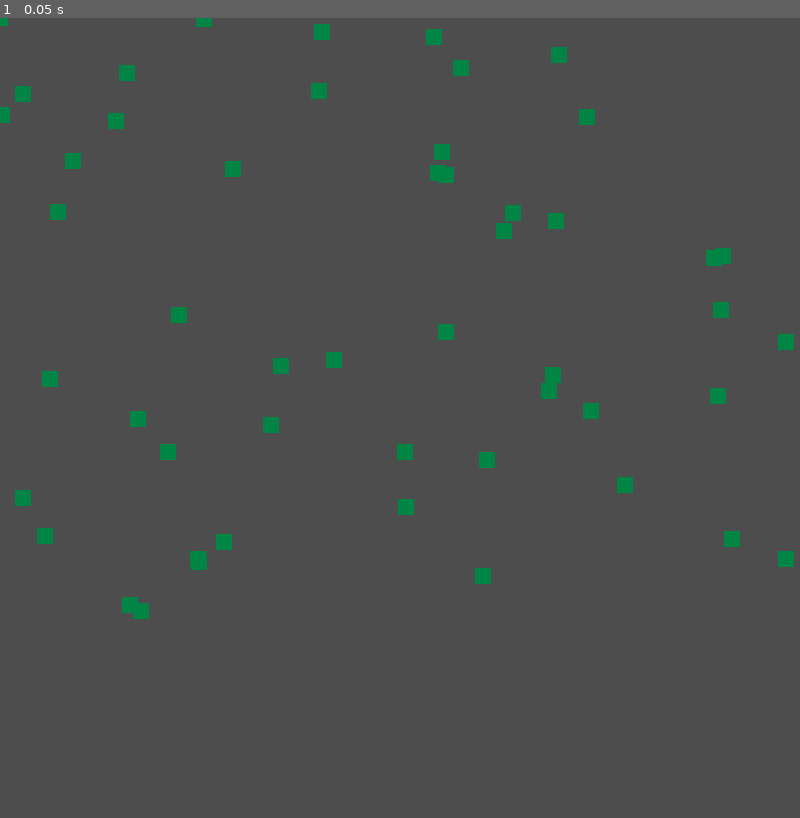
Above: before the commit, frame 1.
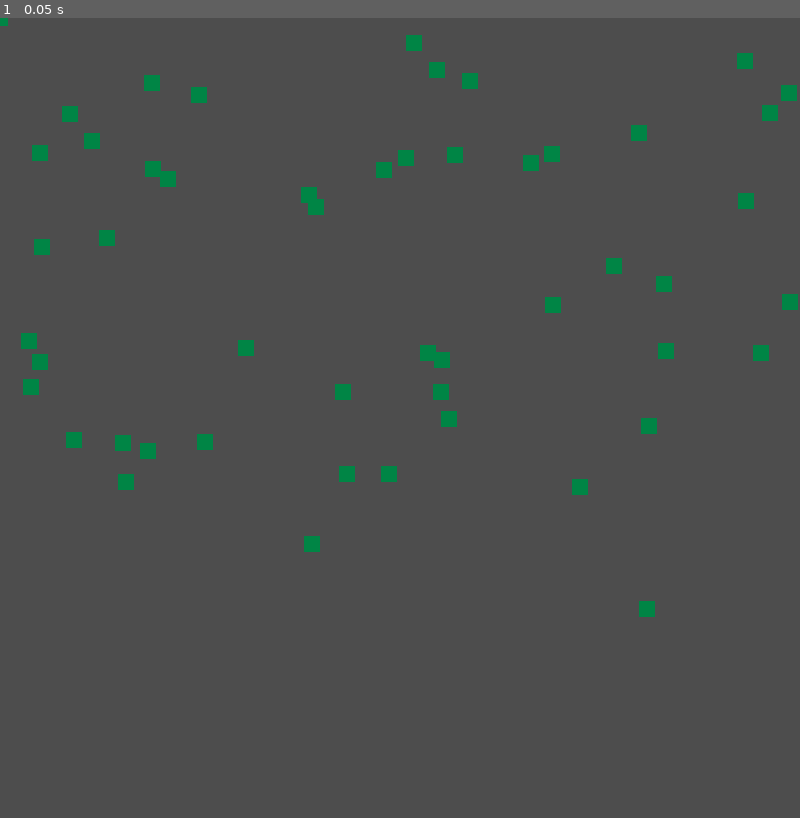
Above: after the commit, the same moment.

Repository: LeonardoMonteblanc/sir_simulator
Game: Godot game, scene res://scenes/main/Principal.tscn
The game is run twice, just before and just after one commit, with the same random seed, the same clock (stepped at 60 frames per second) and the same inputs.
Inputs:
- Up to frame 1 (0.05 s): no input

The runs differ from the first frame. In frame 1, 3.9% of the frame differs, in the area x 0-100%, y 0-76%.

Commit message:
feat(task-24): garante spawn dentro da área de simulação

Diff:
--- a/scripts/agents/agente.gd
+++ b/scripts/agents/agente.gd
@@ -2,6 +2,8 @@
 class_name Agente
 
 @onready var sprite: ColorRect = $Visual
+
+const TAMANHO_AGENTE := 16.0
 
 
 var id: int = -1
--- a/scripts/managers/PopulationManager.gd
+++ b/scripts/managers/PopulationManager.gd
@@ -9,9 +9,10 @@
 	for i in range(50):
 		var agente = CENA_AGENTE.instantiate()
 
+		var margem = Agente.TAMANHO_AGENTE / 2.0
 		agente.position = Vector2(
-			randi_range(0, Constants.LARGURA_AREA),
-			randi_range(0, Constants.ALTURA_AREA)
+			randi_range(margem, Constants.LARGURA_AREA - margem),
+			randi_range(margem, Constants.ALTURA_AREA - margem)
 		)
 
 		agentes.append(agente)
